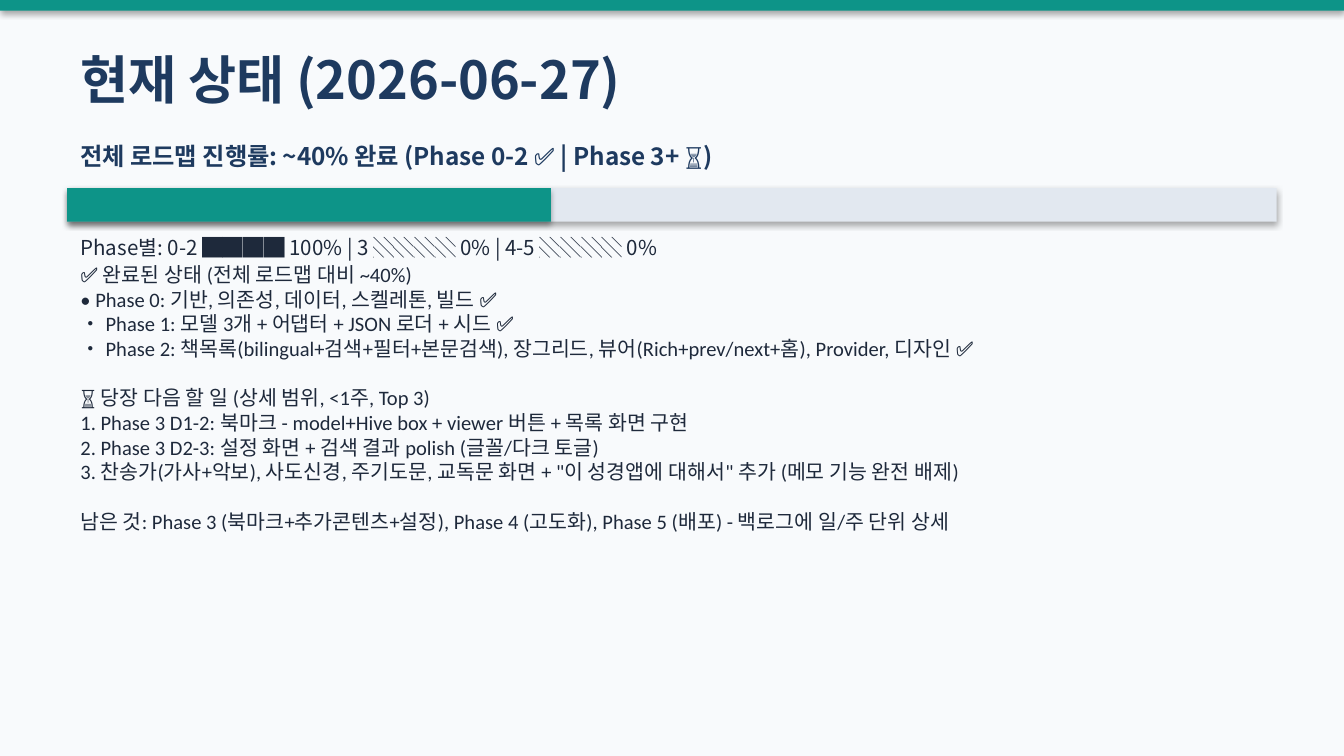
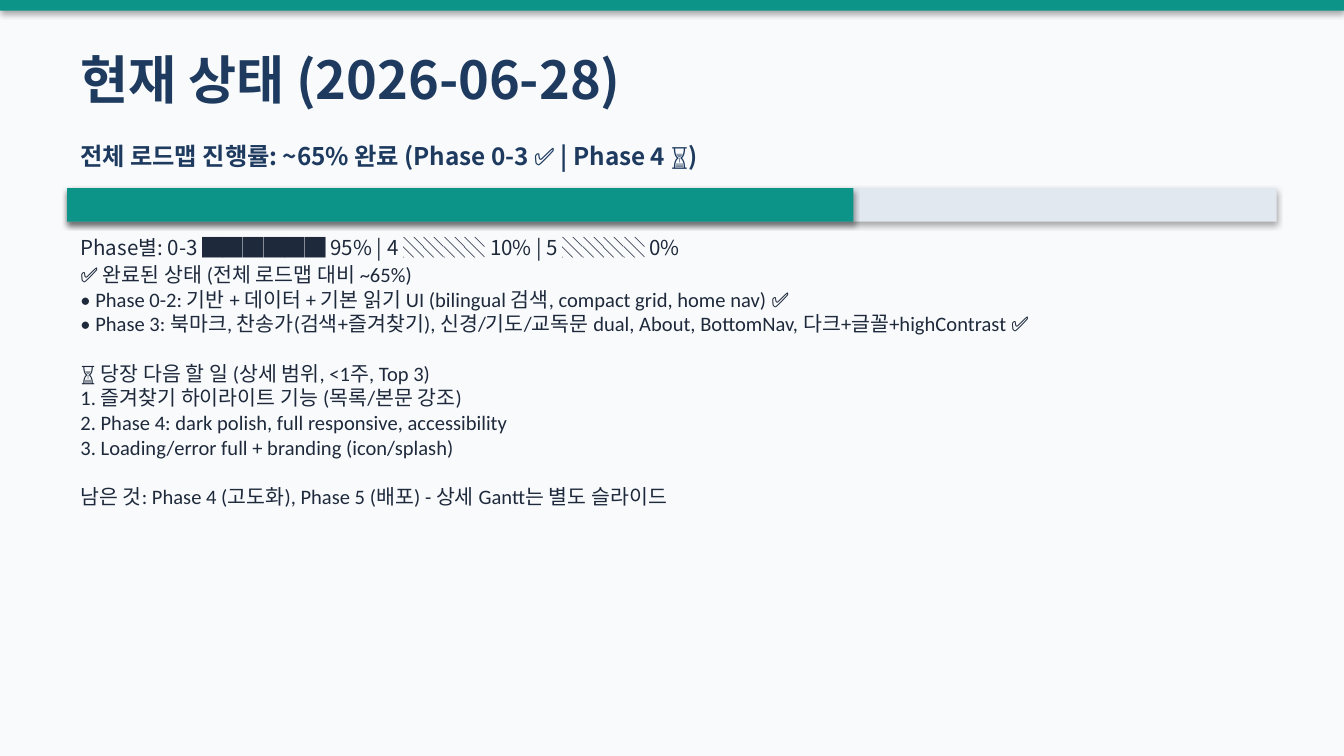
Before and after one commit to bcspl/korean-bible-app, a slide deck: slide 3 of docs/roadmap-pptx/Korean_Bible_App_Roadmap_및_작업제안_2026-06-28.pptx. Drawn at 1344x756 pixels with LibreOffice and Linux fonts; fonts in the diff are those of the drawing. Boxes give left, top, right and bottom in pixels: in the first picture for what was removed or moved away, otherwise in the second. Text is boxed around its words. In the diff, an @@ line names an element or a change of style, - is before the commit and + after.

```diff
--- a/docs/roadmap-pptx/Korean_Bible_App_Roadmap_및_작업제안_2026-06-28.pptx
+++ b/docs/roadmap-pptx/Korean_Bible_App_Roadmap_및_작업제안_2026-06-28.pptx
@@ text at [80, 55, 620, 110]: text changed @@
-현재 상태 (2026-06-27)
+현재 상태 (2026-06-28)
@@ text at [80, 144, 665, 170]: text changed @@
-전체 로드맵 진행률: ~40% 완료 (Phase 0-2 ✅ | Phase 3+ ⏳)
+전체 로드맵 진행률: ~65% 완료 (Phase 0-3 ✅ | Phase 4 ⏳)
@@ rectangle: place and size @@
-rectangle at [67, 188, 551, 222]
+rectangle at [67, 188, 853, 222]
@@ text at [80, 238, 680, 257]: text changed @@
-Phase별: 0-2 ████ 100% | 3 ░░░░ 0% | 4-5 ░░░░ 0%
+Phase별: 0-3 ██████ 95% | 4 ░░░░ 10% | 5 ░░░░ 0%
@@ text at [80, 265, 1006, 507]: text changed @@
-✅ 완료된 상태 (전체 로드맵 대비 ~40%)
-• Phase 0: 기반, 의존성, 데이터, 스켈레톤, 빌드 ✅
-• Phase 1: 모델 3개 + 어댑터 + JSON 로더 + 시드 ✅
-• Phase 2: 책목록(bilingual+검색+필터+본문검색), 장그리드, 뷰어(Rich+prev/next+홈), Provider, 디자인 ✅
-⏳ 당장 다음 할 일 (상세 범위, <1주, Top 3)
-1. Phase 3 D1-2: 북마크 - model+Hive box + viewer 버튼 + 목록 화면 구현
-2. Phase 3 D2-3: 설정 화면 + 검색 결과 polish (글꼴/다크 토글)
-3. 찬송가(가사+악보), 사도신경, 주기도문, 교독문 화면 + "이 성경앱에 대해서" 추가 (메모 기능 완전 배제)
-남은 것: Phase 3 (북마크+추가콘텐츠+설정), Phase 4 (고도화), Phase 5 (배포) - 백로그에 일/주 단위 상세
+✅ 완료된 상태 (전체 로드맵 대비 ~65%)
+• Phase 0-2: 기반 + 데이터 + 기본 읽기 UI (bilingual 검색, compact grid, home nav) ✅
+• Phase 3: 북마크, 찬송가(검색+즐겨찾기), 신경/기도/교독문 dual, About, BottomNav, 다크+글꼴+highContrast ✅
+⏳ 당장 다음 할 일 (상세 범위, <1주, Top 3)
+1. 즐겨찾기 하이라이트 기능 (목록/본문 강조)
+2. Phase 4: dark polish, full responsive, accessibility
+3. Loading/error full + branding (icon/splash)
+남은 것: Phase 4 (고도화), Phase 5 (배포) - 상세 Gantt는 별도 슬라이드
```
Also in this commit, not shown: 2 other slides changed, 1 slide added, 1 other file.
